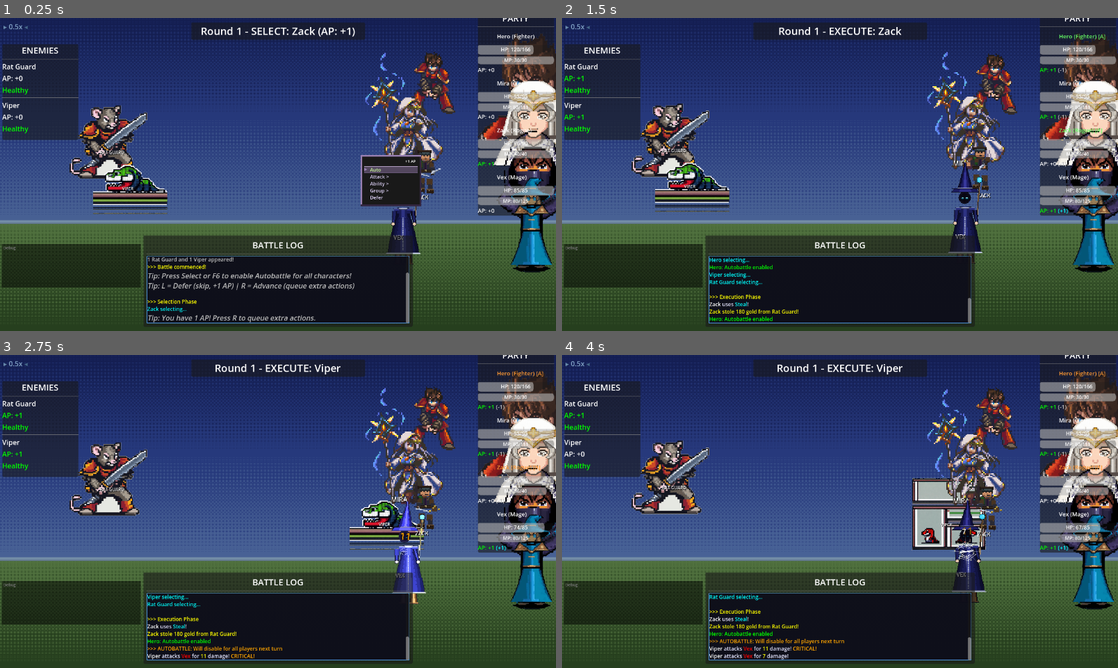
Above: before the commit, frames 1-4 (two rows, left to right).
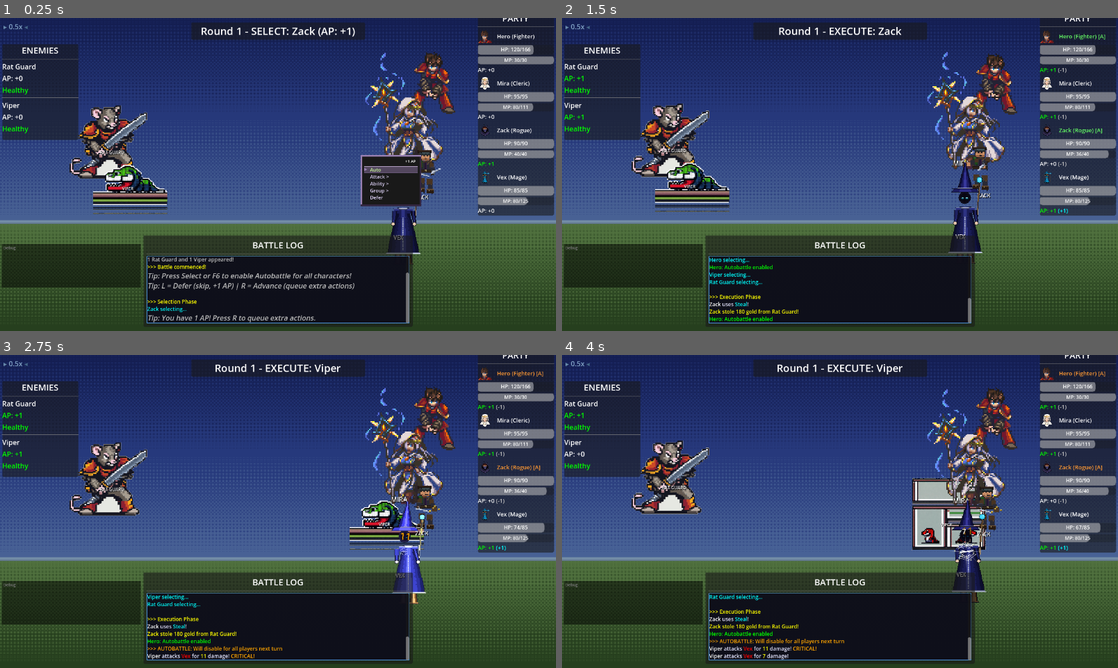
Above: after the commit, the same moments.

Repository: struktured-labs/cowardly-irregular
Game: Godot game, scene res://src/battle/BattleScene.tscn
The game is run twice, just before and just after one commit, with the same random seed, the same clock (stepped at 60 frames per second) and the same inputs. This scene is started directly instead of the project's main scene.
Inputs (mouse positions are in pixels of both pictures, inside the frame that each line leads up to):
- Up to frame 1 (0.25 s): no input
- Up to frame 2 (1.5 s): tap Enter at 0.5 s; move the mouse to (962, 158) at 0.52 s; hold Right (ui_right) 0.53-1.25 s; hold R (battle_advance) 0.53-1.25 s; click (962, 158) at 0.67 s; tap Z (ui_accept) at 0.77, 1.07 s; drag from (728, 190) to (812, 237) at 1.27 s
- Up to frame 3 (2.75 s): move the mouse to (333, 442) at 2.02 s; hold Right (ui_right) from 2.03 s (still down); hold Tab (battle_toggle_auto) from 2.03 s (still down)
- Up to frame 4 (4 s): release Right (ui_right) at 2.75 s; release Tab (battle_toggle_auto) at 2.75 s; drag from (812, 574) to (673, 464) at 2.77 s; move the mouse to (1006, 558) at 3.52 s; hold Left (ui_left) from 3.53 s (still down); tap E (camera_rotate_right) at 3.6 s; tap Z (ui_accept) at 3.77 s

The runs differ from the first frame. In frame 1, 5.2% of the frame differs, in the area x 85-100%, y 4-82%; in frame 2, 5.2%; in frame 3, 5.2%; in frame 4, 5.2%.

Commit message:
fix: portraits downscaled to target size before display
256x256 portraits were expanding to fill parent container in menus
and battle panel. Now resize to target size (32/48/64/96px) as Image
before creating texture, using STRETCH_KEEP to prevent layout expansion.

Co-Authored-By: Claude Opus 4.6 (1M context) <noreply@anthropic.com>

Diff:
--- a/src/ui/CharacterPortrait.gd
+++ b/src/ui/CharacterPortrait.gd
@@ -68,10 +68,16 @@
 	if ResourceLoader.exists(portrait_path):
 		var tex = load(portrait_path) as Texture2D
 		if tex:
+			# Downscale to target size as Image first, then display
+			# This avoids TextureRect layout expansion issues
+			var src_img = tex.get_image()
+			src_img.resize(int(_portrait_size.x), int(_portrait_size.y), Image.INTERPOLATE_NEAREST)
+			var small_tex = ImageTexture.create_from_image(src_img)
 			var sprite = TextureRect.new()
-			sprite.texture = tex
-			sprite.stretch_mode = TextureRect.STRETCH_SCALE
+			sprite.texture = small_tex
+			sprite.stretch_mode = TextureRect.STRETCH_KEEP
 			sprite.texture_filter = CanvasItem.TEXTURE_FILTER_NEAREST
+			sprite.custom_minimum_size = _portrait_size
 			sprite.size = _portrait_size
 			sprite.position = Vector2.ZERO
 			add_child(sprite)
